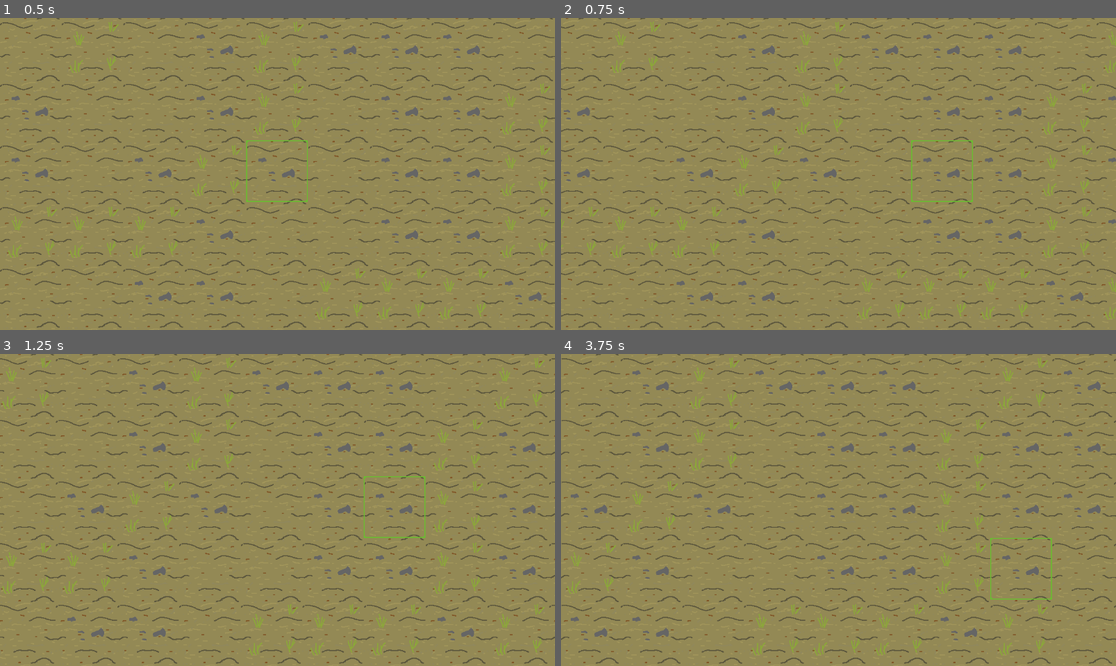
Above: before the commit, frames 1-4 (two rows, left to right).
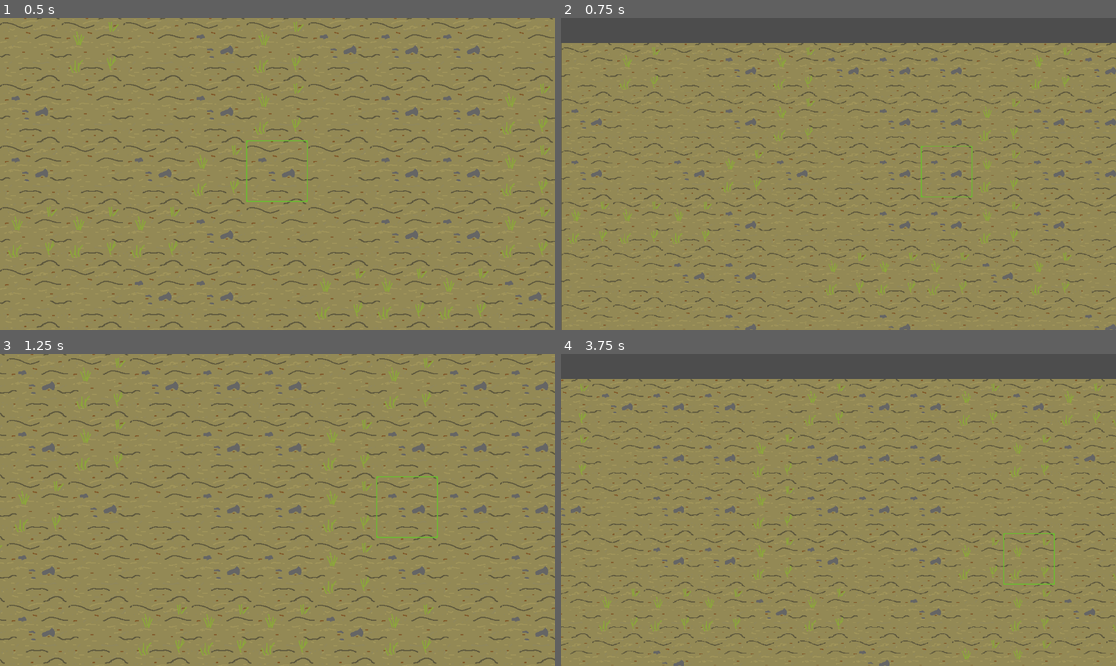
Above: after the commit, the same moments.

Repository: PhilipSBeck/Ludum-Dare-56
Game: Godot game, scene res://Levels/main.tscn
The game is run twice, just before and just after one commit, with the same random seed, the same clock (stepped at 60 frames per second) and the same inputs.
Inputs (mouse positions are in pixels of both pictures, inside the frame that each line leads up to):
- Up to frame 1 (0.5 s): no input
- Up to frame 2 (0.75 s): tap Enter at 0.5 s; move the mouse to (960, 158) at 0.52 s; hold Right (ui_right) from 0.53 s (still down); tap Mouse wheel down (WheelDown, bound only after the commit) at 0.6 s
- Up to frame 3 (1.25 s): keep holding Right (ui_right); tap Mouse wheel up (WheelUp, bound only after the commit) at 0.8 s
- Up to frame 4 (3.75 s): move the mouse to (727, 525) at 1.27 s; release Right (ui_right) at 1.28 s; hold Down (ui_down) 1.28-2.03 s; tap Mouse wheel up (WheelUp, bound only after the commit) at 1.35, 2.3, 2.85 s; tap Mouse wheel down (WheelDown, bound only after the commit) at 1.55, 2.1, 3.05, 3.6 s; move the mouse to (894, 441) at 2.02 s; hold Right (ui_right) 2.03-2.78 s; move the mouse to (810, 572) at 2.77 s; hold Up (ui_up) 2.78-3.53 s; move the mouse to (1005, 556) at 3.52 s; hold Left (ui_left) from 3.53 s (still down)

Frame 1 is identical in both runs. In frame 2, 20% of the frame differs, in the area x 0-100%, y 0-100%; in frame 3, 14%; in frame 4, 21%.

Commit message:
Camera Zoom

Diff:
--- a/Scripts/Core/camera_2d.gd
+++ b/Scripts/Core/camera_2d.gd
@@ -1,8 +1,12 @@
 extends Camera2D
 
-var camera_speed = 200
+var camera_speed = 500
 var border_margin = 20
 var mouse_edge_speed: float = 2.0
+
+const ZOOM_MULTIPIER: float = 1.2
+const MAX_ZOOM: float = 5
+const MIN_ZOOM: float = 0.2
 
 func _process(delta: float):
 	var movement := Vector2.ZERO
@@ -16,6 +20,15 @@
 	if Input.is_action_pressed("ui_right"):
 		movement.x += 1
 
-	movement = movement.normalized() * camera_speed * delta
+	if Input.is_action_just_pressed("WheelDown"):
+		zoom /= ZOOM_MULTIPIER
+		var newZoom = maxf(zoom.x, MIN_ZOOM)
+		zoom = Vector2(newZoom, newZoom)
+	if Input.is_action_just_pressed("WheelUp"):
+		zoom *= ZOOM_MULTIPIER
+		var newZoom = minf(zoom.x, MAX_ZOOM)
+		zoom = Vector2(newZoom, newZoom)
+
+	movement = movement.normalized() * camera_speed * (1/zoom.x) * delta
 
 	position += movement
--- a/project.godot
+++ b/project.godot
@@ -53,6 +53,16 @@
 , Object(InputEventKey,"resource_local_to_scene":false,"resource_name":"","device":0,"window_id":0,"alt_pressed":false,"shift_pressed":false,"ctrl_pressed":false,"meta_pressed":false,"pressed":false,"keycode":0,"physical_keycode":83,"key_label":0,"unicode":0,"location":0,"echo":false,"script":null)
 ]
 }
+WheelUp={
+"deadzone": 0.5,
+"events": [Object(InputEventMouseButton,"resource_local_to_scene":false,"resource_name":"","device":-1,"window_id":0,"alt_pressed":false,"shift_pressed":false,"ctrl_pressed":false,"meta_pressed":false,"button_mask":8,"position":Vector2(87, 9),"global_position":Vector2(96, 55),"factor":1.0,"button_index":4,"canceled":false,"pressed":true,"double_click":false,"script":null)
+]
+}
+WheelDown={
+"deadzone": 0.5,
+"events": [Object(InputEventMouseButton,"resource_local_to_scene":false,"resource_name":"","device":-1,"window_id":0,"alt_pressed":false,"shift_pressed":false,"ctrl_pressed":false,"meta_pressed":false,"button_mask":16,"position":Vector2(102, 23),"global_position":Vector2(111, 69),"factor":1.0,"button_index":5,"canceled":false,"pressed":true,"double_click":false,"script":null)
+]
+}
 
 [rendering]
 
